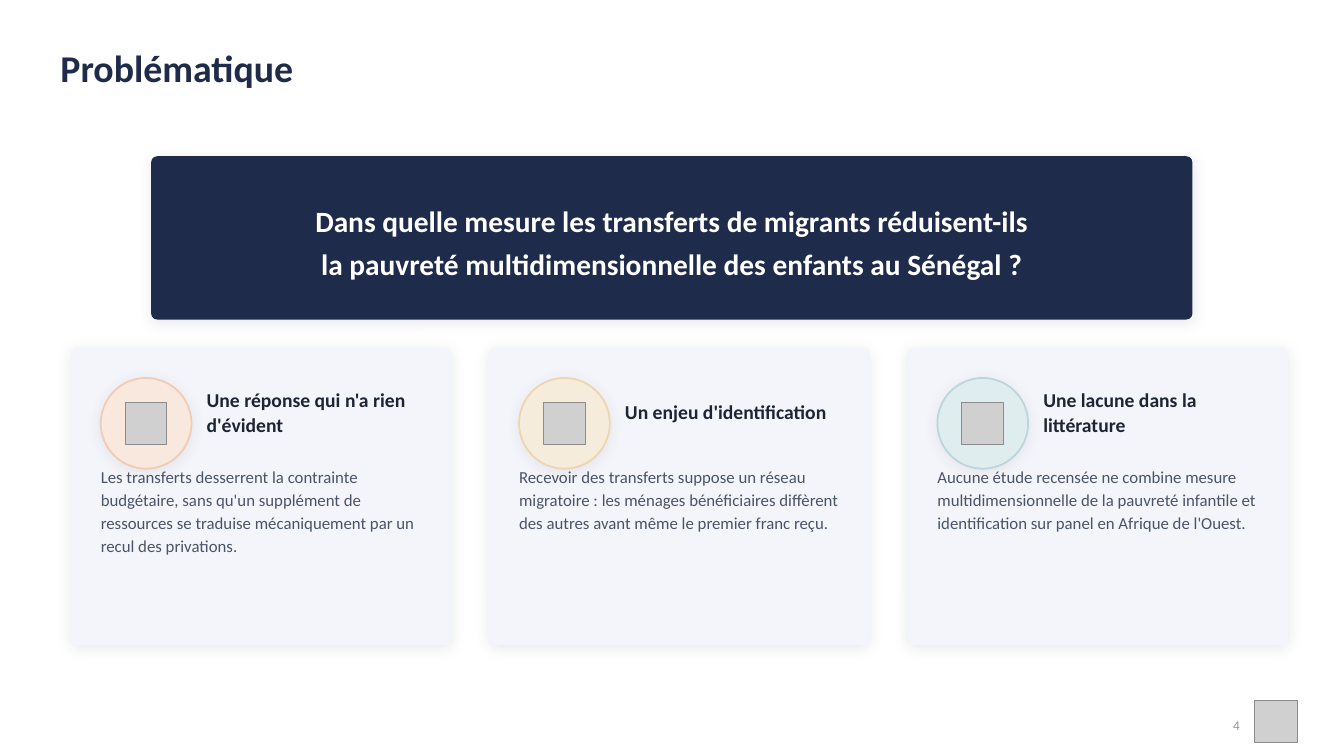
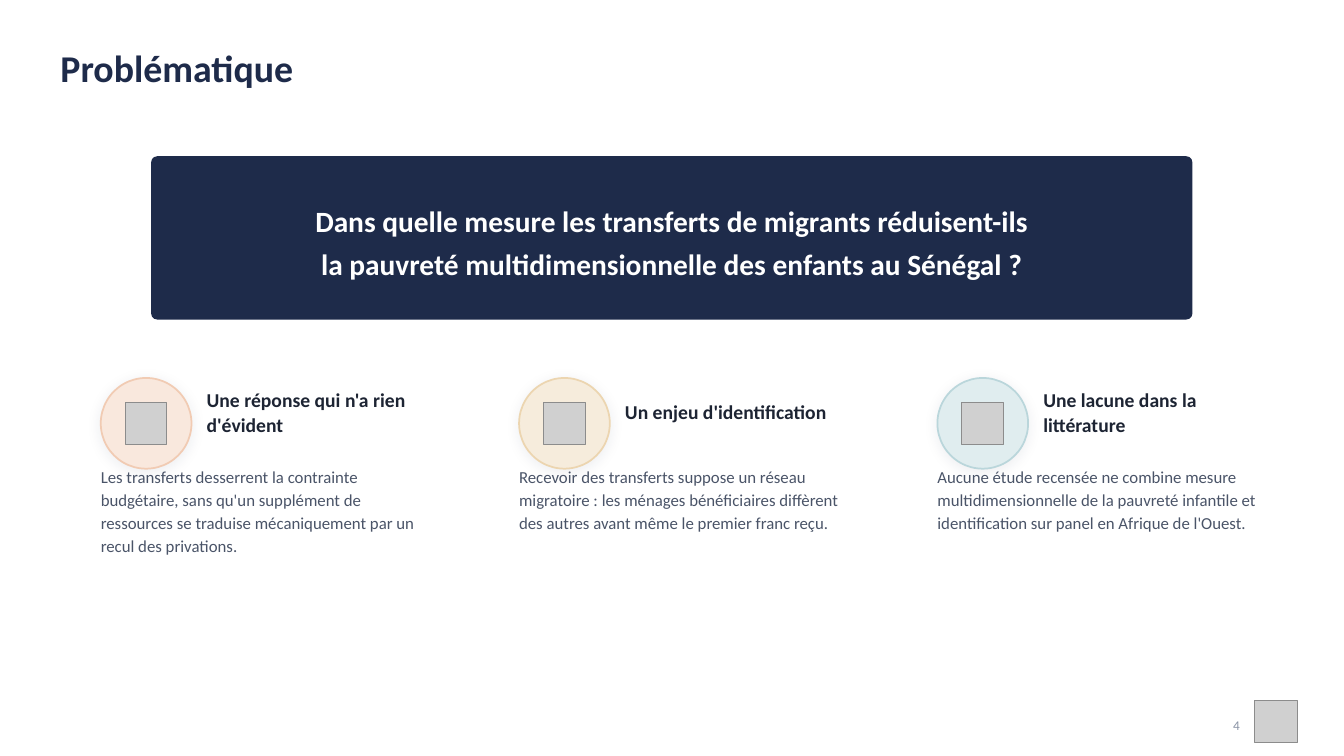
Before and after one commit to JODRAFF9/MEMOIRE, a slide deck: slide 4 of infographie/presentation_infographique.pptx. Drawn at 1344x756 pixels with LibreOffice and Linux fonts; fonts in the diff are those of the drawing; grey boxes stand for pictures. Boxes give left, top, right and bottom in pixels: in the first picture for what was removed or moved away, otherwise in the second. Text is boxed around its words. In the diff, an @@ line names an element or a change of style, - is before the commit and + after.

```diff
--- a/infographie/presentation_infographique.pptx
+++ b/infographie/presentation_infographique.pptx
@@ rounded rectangle at [151,156,1193,320]: shadow off @@
@@ rounded rectangle removed at [71,348,452,645] @@
@@ rounded rectangle removed at [489,348,870,645] @@
@@ rounded rectangle removed at [907,348,1289,645] @@
```
Also in this commit, not shown: 18 other slides changed, 1 other file.
